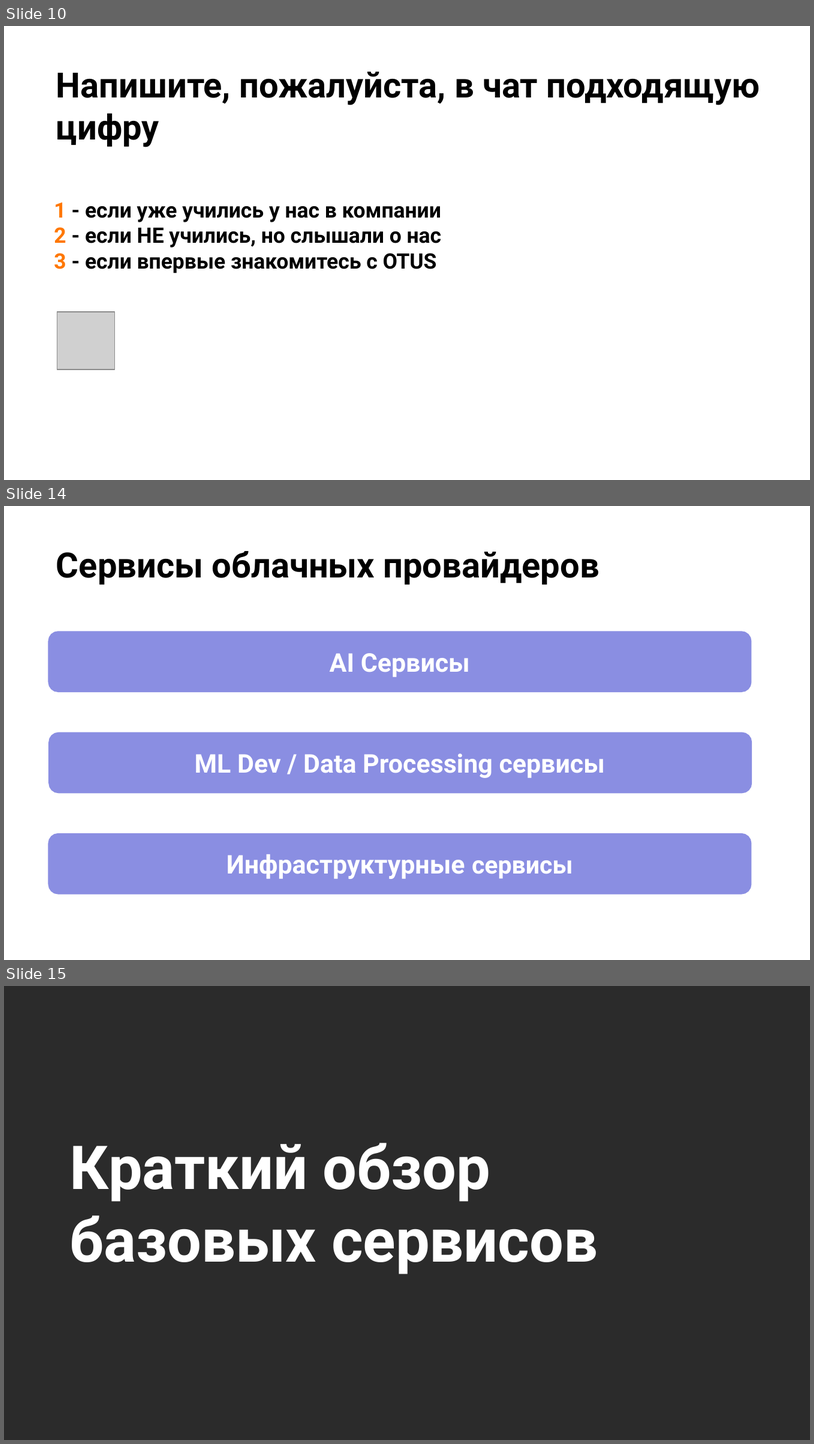
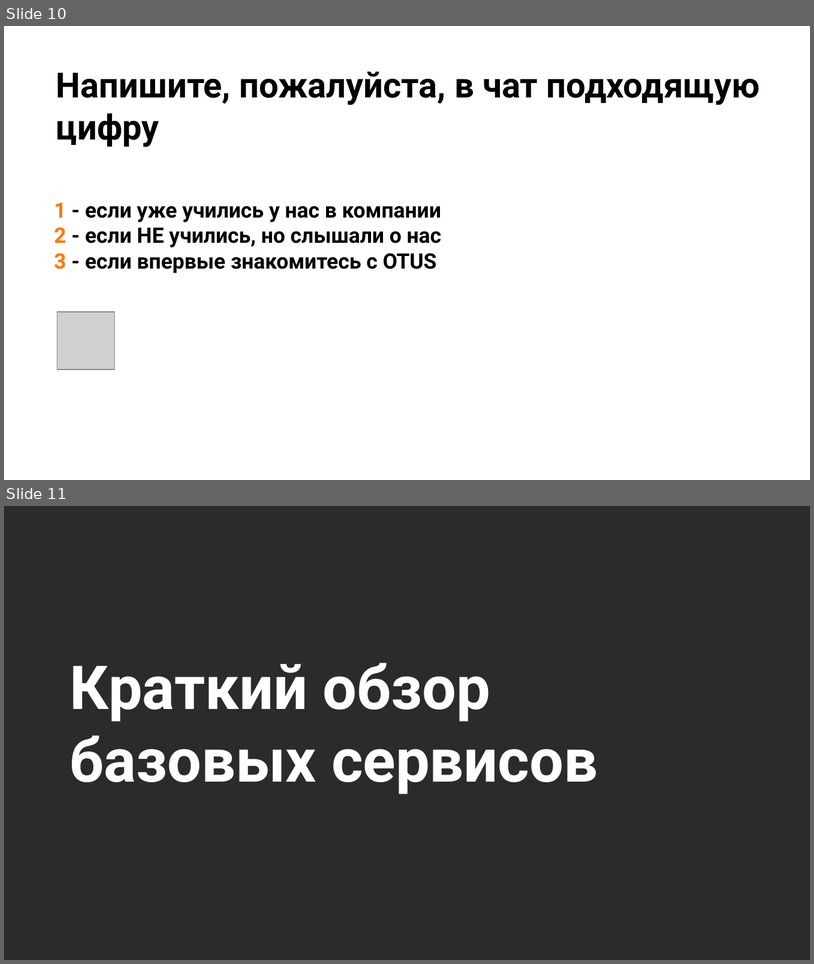
Before and after one commit to stureiko/Otus_lectures, a slide deck: MLOps/Open_Day_YandexCloud/Presentation/Open_day_YandexCloud.pptx. Shown one above the other, each under a label of ours: slides 10, 14 and 15 before the commit, slides 10 and 11 after it; the slides between them are not shown. The pictures are 814x1444 and 814x964 pixels, drawn with LibreOffice and Linux fonts; fonts in the diff are those of the drawing; grey boxes stand for pictures; background and template pictures are left out; a plain dark background stands for a picture behind light text. Boxes give left, top, right and bottom in pixels: in the first picture for what was removed or moved away, otherwise in the second. Text is boxed around its words. In the diff, an @@ line names an element or a change of style, - is before the commit and + after.

```diff
--- a/MLOps/Open_Day_YandexCloud/Presentation/Open_day_YandexCloud.pptx
+++ b/MLOps/Open_Day_YandexCloud/Presentation/Open_day_YandexCloud.pptx
@@ slide 14 removed at (x1=4, y1=506, x2=810, y2=960), background #FFFFFF @@
@@ title removed at (x1=56, y1=551, x2=600, y2=585) @@
-Сервисы облачных провайдеров
@@ freeform shape removed at (x1=48, y1=631, x2=752, y2=692) @@
-AI Сервисы
@@ freeform shape removed at (x1=48, y1=732, x2=752, y2=793) @@
-ML Dev / Data Processing сервисы
@@ freeform shape removed at (x1=48, y1=832, x2=752, y2=894) @@
-Инфраструктурные сервисы
@@ what was slide 15 is now slide 11 @@
```
Also in this commit, not shown: 10 slides changed, 3 other slides removed, 37 other files.
